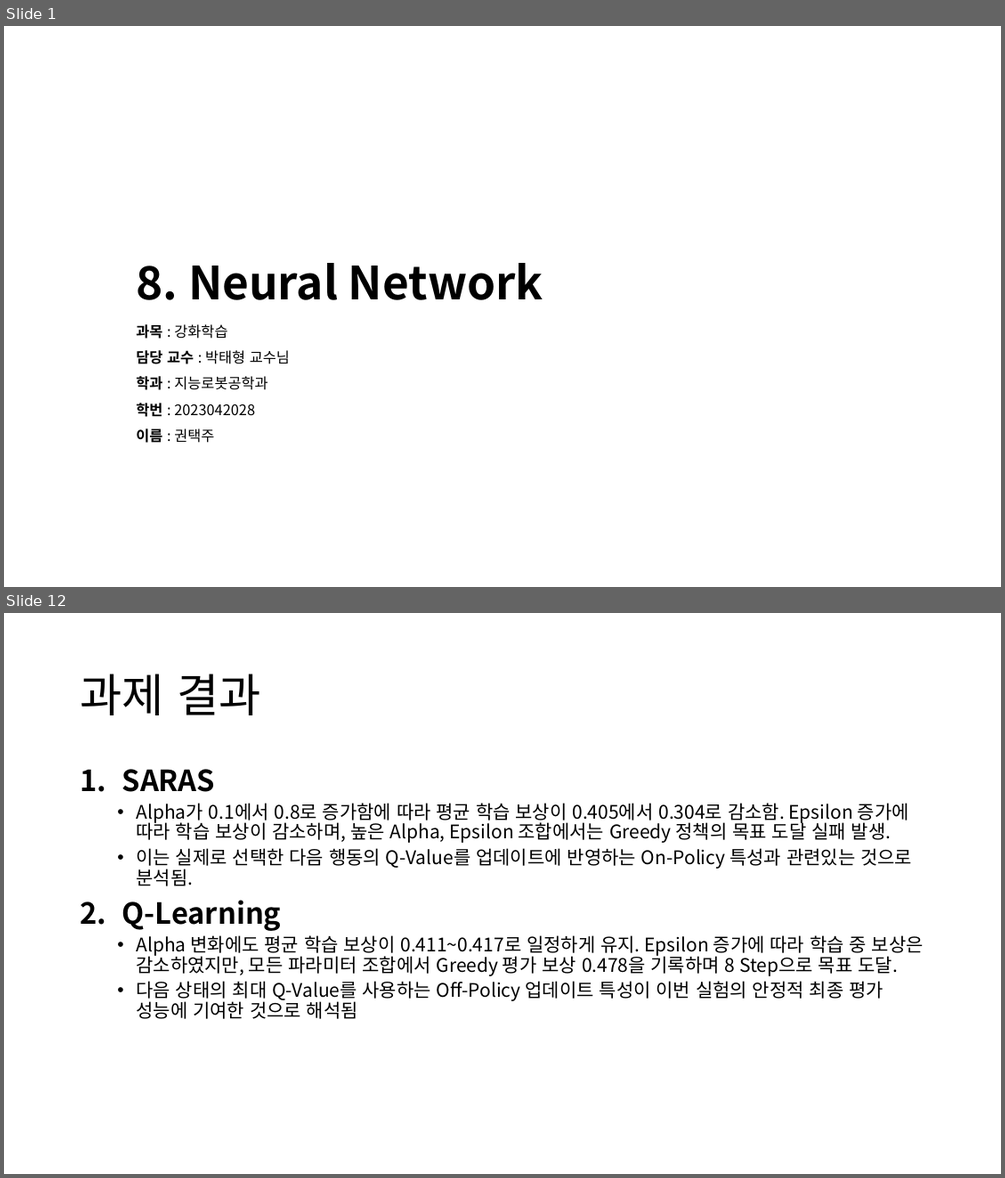
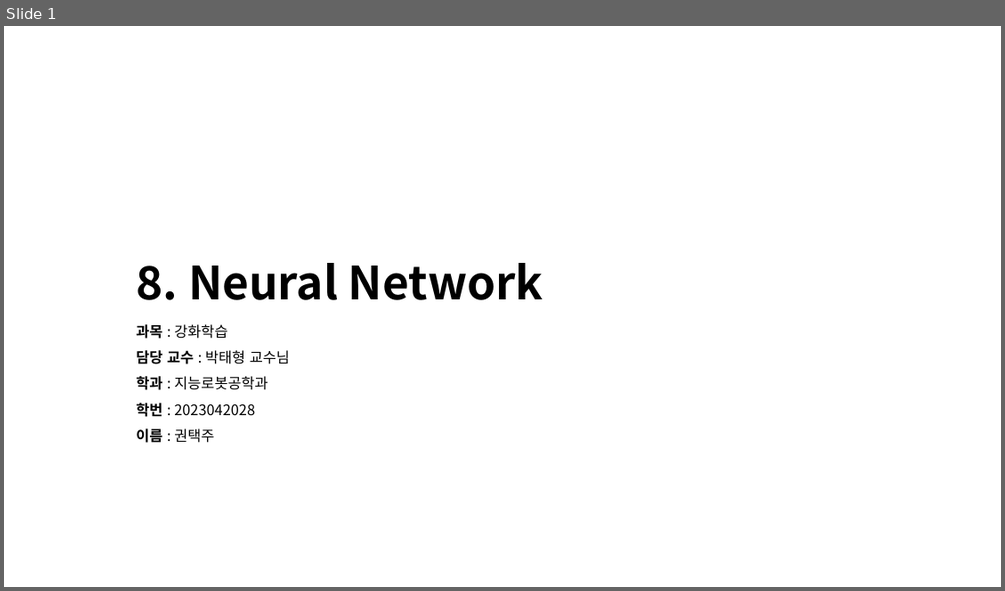
Before and after one commit to KweonTJ/Reinforcement_Learning, a slide deck: 8. Neural Network/8. Neural Network.pptx. Shown one above the other, each under a label of ours: slides 1 and 12 before the commit, slide 1 after it; the slides between them are not shown. The pictures are 1005x1178 and 1005x591 pixels, drawn with LibreOffice and Linux fonts; fonts in the diff are those of the drawing; background and template pictures are left out. Boxes give left, top, right and bottom in pixels: in the first picture for what was removed or moved away, otherwise in the second. Text is boxed around its words. In the diff, an @@ line names an element or a change of style, - is before the commit and + after.

```diff
--- a/8. Neural Network/8. Neural Network.pptx
+++ b/8. Neural Network/8. Neural Network.pptx
@@ slide 12 removed at (x1=4, y1=613, x2=1001, y2=1174), background #FFFFFF @@
@@ title removed at (x1=80, y1=674, x2=260, y2=715) @@
-과제 결과
@@ text removed at (x1=122, y1=769, x2=923, y2=1019) @@
-1. SARAS
-  • Alpha가 0.1에서 0.8로 증가함에 따라 평균 학습 보상이 0.405에서 0.304로 감소함. Epsilon 증가에 따라 학습 보상이 감소하며, 높은 Alpha, Epsilon 조합에서는 Greedy 정책의 목표 도달 실패 발생.
-  • 이는 실제로 선택한 다음 행동의 Q-Value를 업데이트에 반영하는 On-Policy 특성과 관련있는 것으로 분석됨.
-2. Q-Learning
-  • Alpha 변화에도 평균 학습 보상이 0.411~0.417로 일정하게 유지. Epsilon 증가에 따라 학습 중 보상은 감소하였지만, 모든 파라미터 조합에서 Greedy 평가 보상 0.478을 기록하며 8 Step으로 목표 도달.
-  • 다음 상태의 최대 Q-Value를 사용하는 Off-Policy 업데이트 특성이 이번 실험의 안정적 최종 평가 성능에 기여한 것으로 해석됨
```
Also in this commit, not shown: 4 slides changed, 20 slides added, 6 other slides removed, 3 other files.
